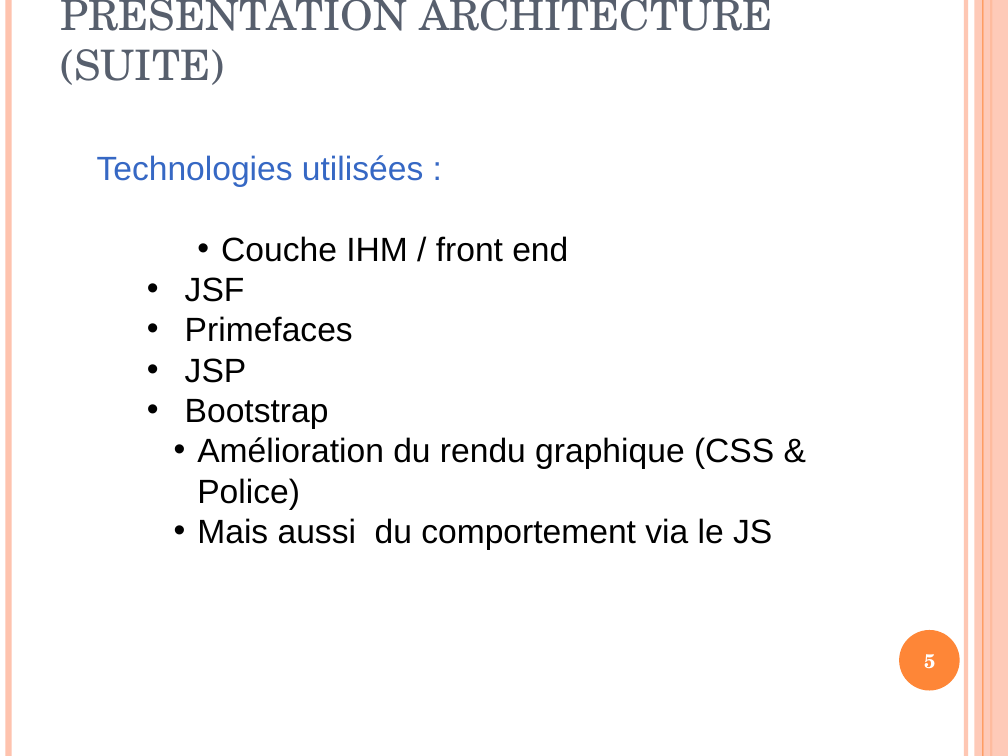
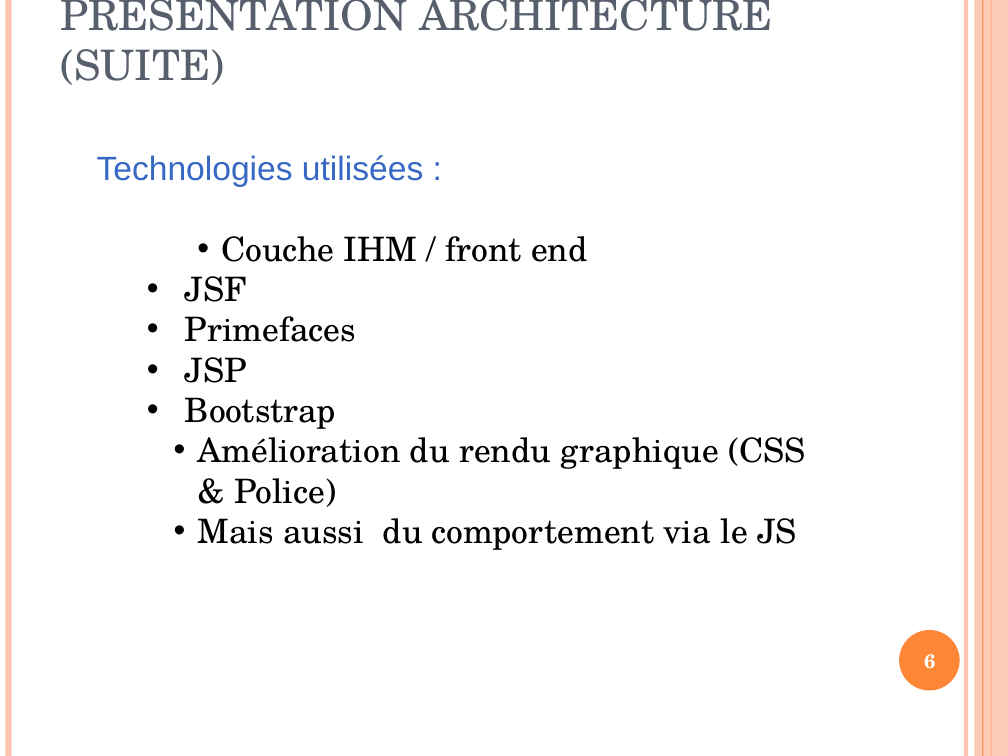
Before and after one commit to carlatgithub/jungleprod, a slide deck: slide 6 of SiteDeVenteEJungle_Carl.ppt (slide 5 before the commit). Drawn at 1008x756 pixels with LibreOffice and Linux fonts; fonts in the diff are those of the drawing. Boxes give left, top, right and bottom in pixels: in the first picture for what was removed or moved away, otherwise in the second. Text is boxed around its words. In the diff, an @@ line names an element or a change of style, - is before the commit and + after.

```diff
--- a/SiteDeVenteEJungle_Carl.ppt
+++ b/SiteDeVenteEJungle_Carl.ppt
@@ text at box(185, 236, 806, 550): font Arial to TeX Gyre Schola in "Couche IHM / front end", "JSF", "Primefaces", "JSP" and 3 more places @@
@@ page number at box(924, 654, 935, 669): text changed @@
-5
+6
```
Also in this commit, not shown: 6 other slides changed, 2 slides added.
